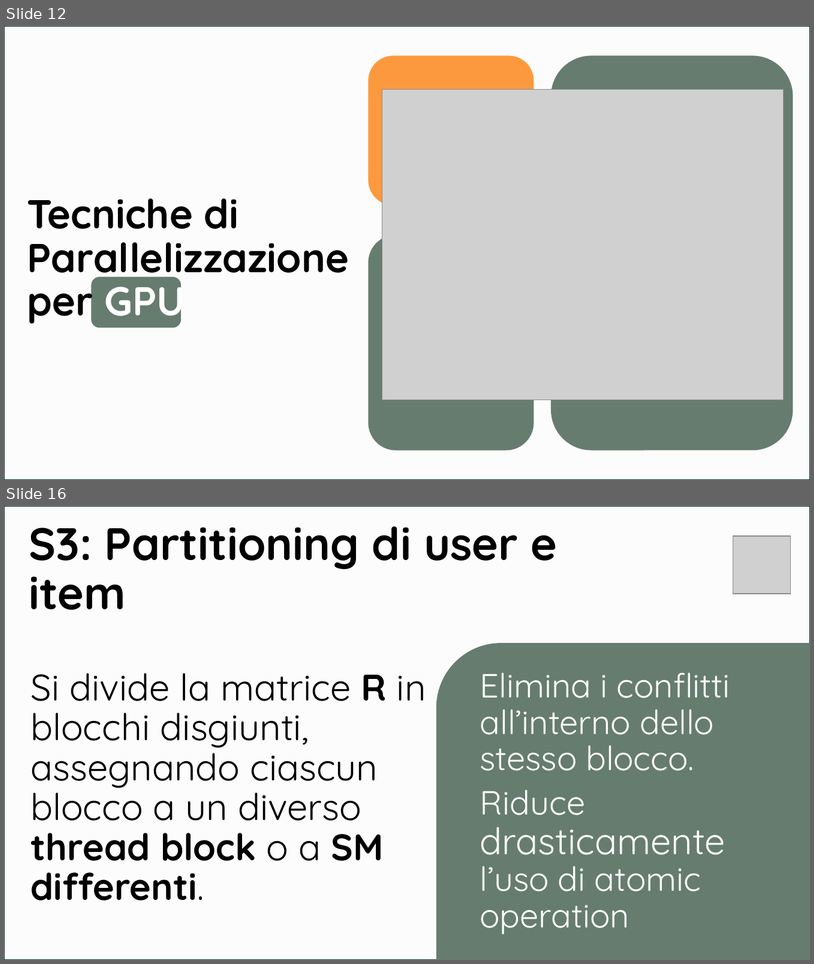
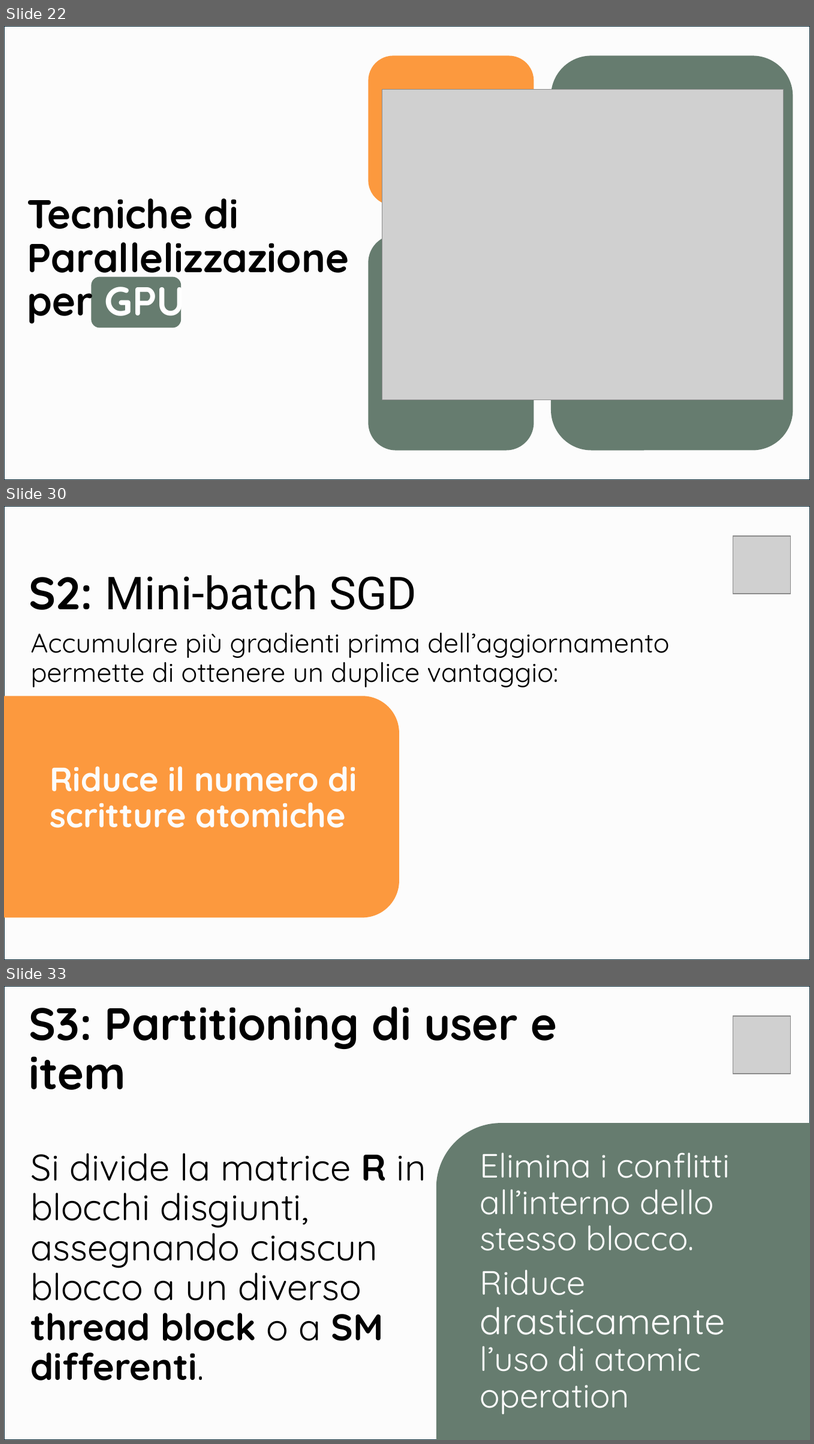
Before and after one commit to Smo17817/MNI_Esercizi, a slide deck: Documentazione/[MNI]_PresentazioneSeminario.pptx. Shown one above the other, each under a label of ours: slides 12 and 16 before the commit, slides 22, 30 and 33 after it; the slides between them are not shown. The pictures are 814x964 and 814x1444 pixels, drawn with LibreOffice and Linux fonts; fonts in the diff are those of the drawing; grey boxes stand for pictures. Boxes give left, top, right and bottom in pixels: in the first picture for what was removed or moved away, otherwise in the second. Text is boxed around its words. In the diff, an @@ line names an element or a change of style, - is before the commit and + after.

```diff
--- a/Documentazione/[MNI]_PresentazioneSeminario.pptx
+++ b/Documentazione/[MNI]_PresentazioneSeminario.pptx
@@ slide 30 added at <box>4,506,810,960</box>, background #FFFFFF @@
@@ rectangle added at <box>4,506,810,960</box>, fill #FCFCFC, outline #092A39 1.5 pt @@
@@ picture added at <box>734,536,791,594</box> @@
@@ title added at <box>29,575,417,610</box>, 54 pt, text #000000 @@
+S2: Mini-batch SGD
@@ text added at <box>31,633,669,687</box>, 32 pt, text #000000 @@
+Accumulare più gradienti prima dell’aggiornamento permette di ottenere un duplice vantaggio:
@@ rounded rectangle added at <box>4,696,399,918</box>, fill #FC993E @@
@@ text added at <box>50,766,357,828</box>, 40 pt, text #FCFCFC, bold @@
+Riduce il numero di scritture atomiche
@@ what was slide 12 is now slide 22 @@
@@ what was slide 16 is now slide 33 @@
```
Also in this commit, not shown: 5 slides changed, 17 other slides added.
